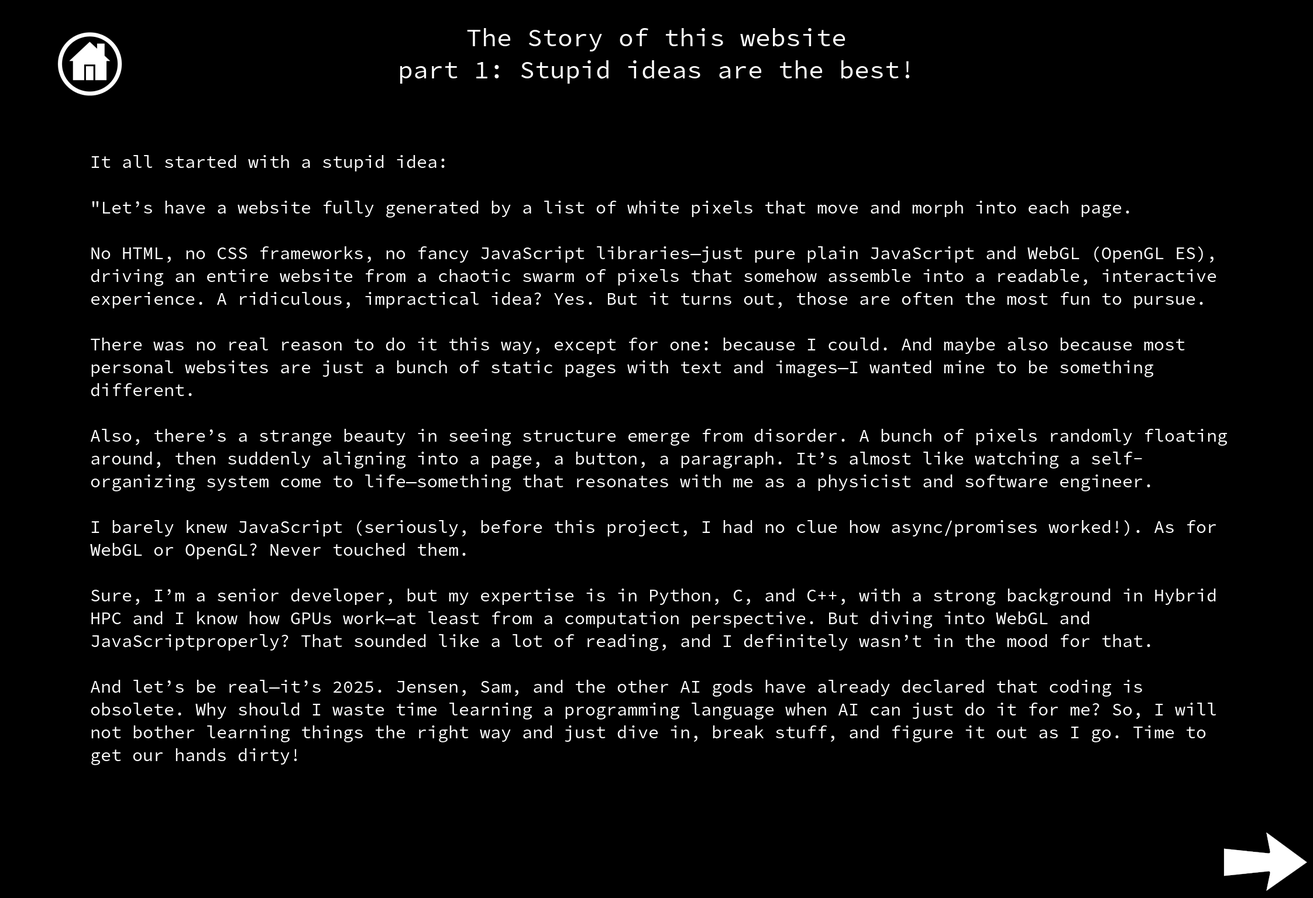
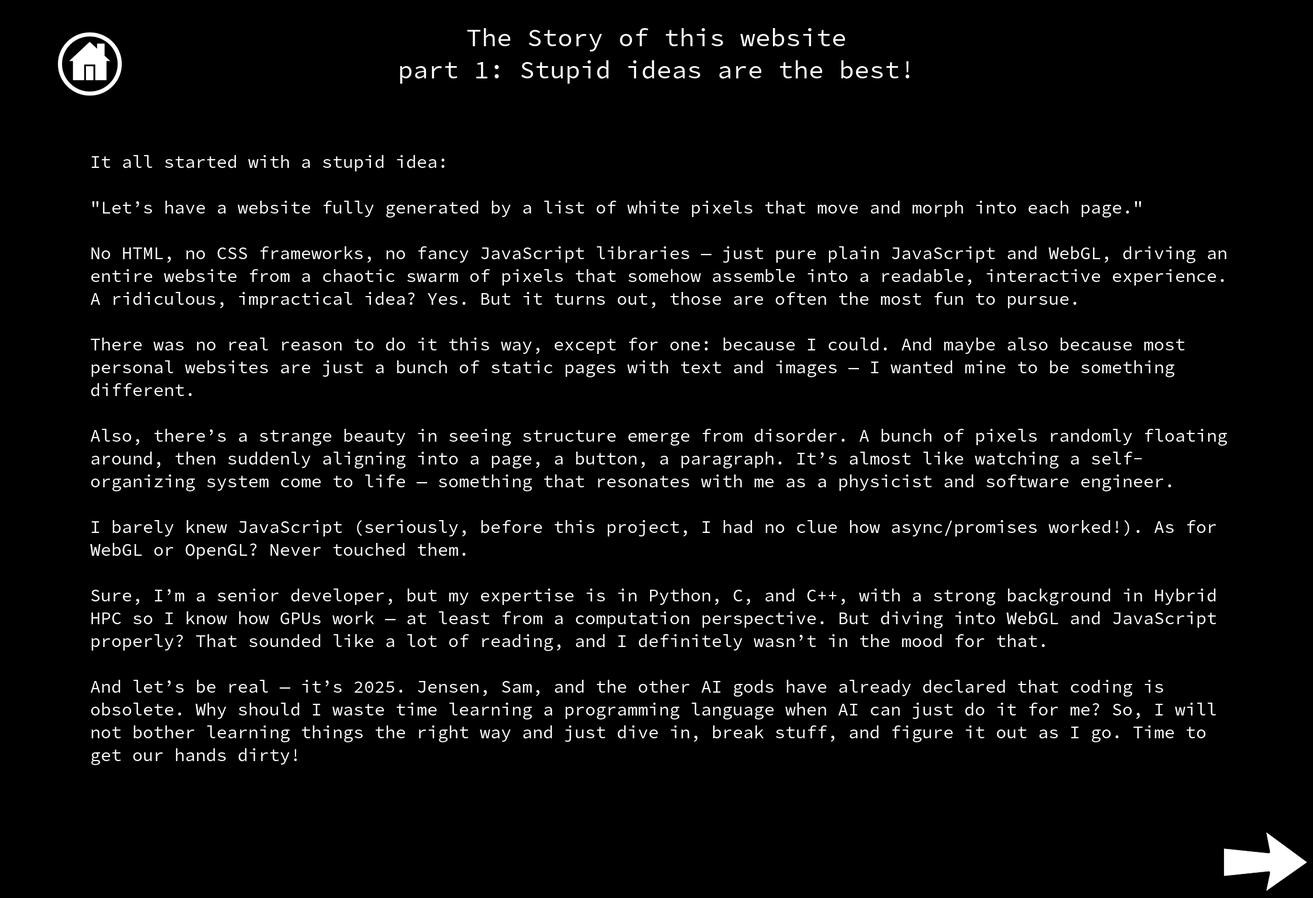
The second 1313px x 898px image is a revision of the first. Changes to its layers:
painted on "It all started with a stupid i..." over [90, 201, 1227, 697]
